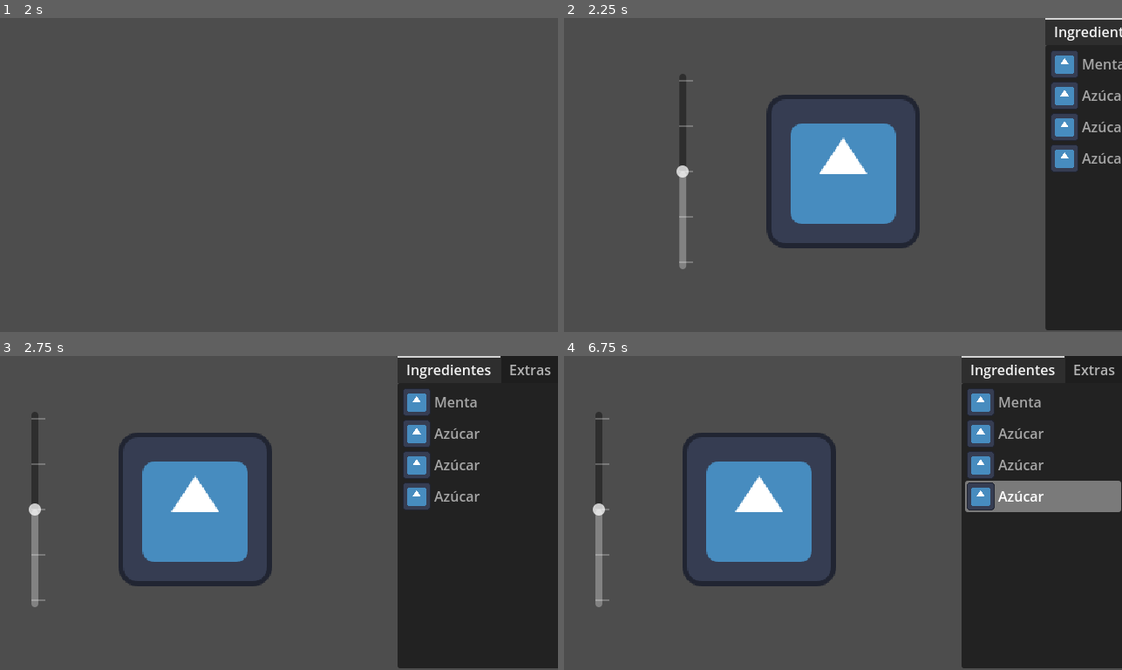
Above: before the commit, frames 1-4 (two rows, left to right).
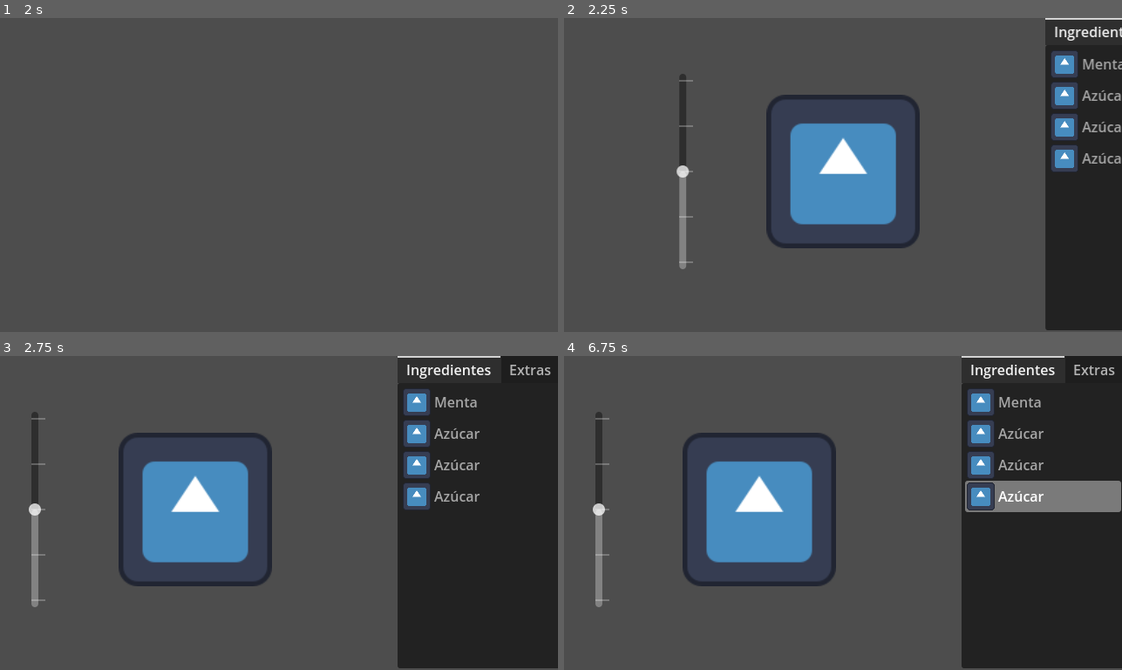
Above: after the commit, the same moments.

Repository: UrtziCM/drmail
Game: Godot game, scene res://src/scenes/main/main_game.tscn
The game is run twice, just before and just after one commit, with the same random seed, the same clock (stepped at 60 frames per second) and the same inputs. The engine's default icon, where the game draws it, is replaced by a stand-in: a white triangle on a blue panel in a dark square.
Inputs (mouse positions are in pixels of both pictures, inside the frame that each line leads up to):
- Up to frame 1 (2 s): tap Enter at 0.5 s; move the mouse to (401, 159) at 0.52 s; tap S (MoveCameraDown) at 0.6 s; click (401, 159) at 0.67 s; tap Space at 1.25 s; drag from (167, 190) to (251, 237) at 1.27 s
- Up to frame 2 (2.25 s): tap Enter at 2 s; move the mouse to (898, 105) at 2.02 s; tap D (MoveCameraRight) at 2.1 s; click (898, 105) at 2.17 s
- Up to frame 3 (2.75 s): no input
- Up to frame 4 (6.75 s): drag from (904, 509) to (675, 465) at 2.77 s; tap Space at 3.5, 5 s; move the mouse to (1010, 560) at 3.52 s; tap S (MoveCameraDown) at 3.6, 6.6 s; click (1010, 560) at 3.67 s; tap Enter at 4.25 s; drag from (675, 465) to (759, 509) at 4.27 s; move the mouse to (870, 513) at 5.02 s; tap D (MoveCameraRight) at 5.1 s; click (870, 513) at 5.17 s; drag from (759, 434) to (731, 528) at 5.77 s; move the mouse to (965, 497) at 6.52 s; click (965, 497) at 6.67 s

Frame 1 is identical in both runs. In frame 2, 0.4% of the frame differs, in the area x 20-100%, y 2-66%; in frame 3, 0.2%; in frame 4, 0.2%.

Commit message:
add: added envelopes and prepared system for text

Diff:
--- a/project.godot
+++ b/project.godot
@@ -63,7 +63,8 @@
 
 2d_physics/layer_2="CauldronInside"
 2d_physics/layer_3="Spincasts"
+2d_physics/layer_16="Clickable"
 
-[rendering]
+[physics]
 
-textures/canvas_textures/default_texture_filter=0
+2d/default_gravity_vector=Vector2(0, 0)
--- /dev/null
+++ b/src/instanceables/envelope/envelopes.gd
@@ -0,0 +1,35 @@
+extends CharacterBody2D
+
+var dragging: bool
+var offset: Vector2
+
+var focused: bool = false
+
+signal card_focused(card: CharacterBody2D)
+
+func on_envelope_start_drag(viewport: Node, event: InputEvent, shape_idx: int) -> void:
+	if event is InputEventMouseButton and not event.double_click and event.button_mask == MOUSE_BUTTON_LEFT:
+		dragging = true
+		offset = get_local_mouse_position()
+
+func _process(delta: float) -> void:
+	if dragging:
+		position = get_global_mouse_position() - offset
+
+func _input(event: InputEvent) -> void:
+	if event is InputEventMouseButton and not event.is_pressed() and event.button_index == MOUSE_BUTTON_LEFT:
+		dragging = false
+
+func _on_envelope_double_click(viewport: Node, event: InputEvent, shape_idx: int) -> void:
+	if event is InputEventMouseButton and event.double_click and event.button_mask == MOUSE_BUTTON_LEFT:
+		_show_envelope_contents()
+
+func _show_envelope_contents():
+	focused = true
+	card_focused.emit(self)
+
+	var bring_to_front_tween: Tween = create_tween()
+	bring_to_front_tween.set_trans(Tween.TRANS_SINE)
+	bring_to_front_tween.set_ease(Tween.EASE_OUT)
+	bring_to_front_tween.parallel().tween_property(self,"position",Vector2(get_viewport().size * 0.25),.5)
+	bring_to_front_tween.parallel().tween_property(self,"scale",Vector2.ONE * 3,.5)
--- /dev/null
+++ b/src/instanceables/envelope/envelopes.tscn
@@ -0,0 +1,18 @@
+[gd_scene load_steps=3 format=3 uid="uid://bjwuuinnm6we6"]
+
+[ext_resource type="Script" uid="uid://bv1yqp1lbj2sq" path="res://src/instanceables/envelope/envelopes.gd" id="1_ut8op"]
+
+[sub_resource type="RectangleShape2D" id="RectangleShape2D_n6crk"]
+size = Vector2(64, 32)
+
+[node name="Envelopes" type="CharacterBody2D"]
+collision_layer = 32768
+collision_mask = 0
+input_pickable = true
+script = ExtResource("1_ut8op")
+
+[node name="CollisionShape2D" type="CollisionShape2D" parent="."]
+shape = SubResource("RectangleShape2D_n6crk")
+
+[connection signal="input_event" from="." to="." method="on_envelope_start_drag"]
+[connection signal="input_event" from="." to="." method="_on_envelope_double_click"]
--- /dev/null
+++ b/src/scenes/envelopes/envelopes.tscn
@@ -0,0 +1,8 @@
+[gd_scene load_steps=2 format=3 uid="uid://cvn4ia8a06nux"]
+
+[ext_resource type="PackedScene" uid="uid://bjwuuinnm6we6" path="res://src/instanceables/envelope/envelopes.tscn" id="1_02nep"]
+
+[node name="Envelopes" type="Node2D"]
+
+[node name="Envelopes" parent="." instance=ExtResource("1_02nep")]
+position = Vector2(320, 192)
--- a/src/scenes/main/main_game.tscn
+++ b/src/scenes/main/main_game.tscn
@@ -1,7 +1,8 @@
-[gd_scene load_steps=3 format=3 uid="uid://cjg3rmv65duk3"]
+[gd_scene load_steps=4 format=3 uid="uid://cjg3rmv65duk3"]
 
 [ext_resource type="PackedScene" uid="uid://cnkhr7hm063pj" path="res://src/scenes/alchemy/alchemy.tscn" id="1_api85"]
 [ext_resource type="Script" uid="uid://bw0ewsxw4ul0a" path="res://src/scenes/main/stage_camera.gd" id="2_1rxwh"]
+[ext_resource type="PackedScene" uid="uid://cvn4ia8a06nux" path="res://src/scenes/envelopes/envelopes.tscn" id="3_swx6c"]
 
 [node name="Main" type="Node2D"]
 
@@ -16,3 +17,5 @@
 "cards": Vector2i(0, 0),
 "terrace": Vector2i(1, -1)
 })
+
+[node name="Envelopes" parent="." instance=ExtResource("3_swx6c")]
Not shown, added: src/instanceables/envelope/envelopes.gd.uid
